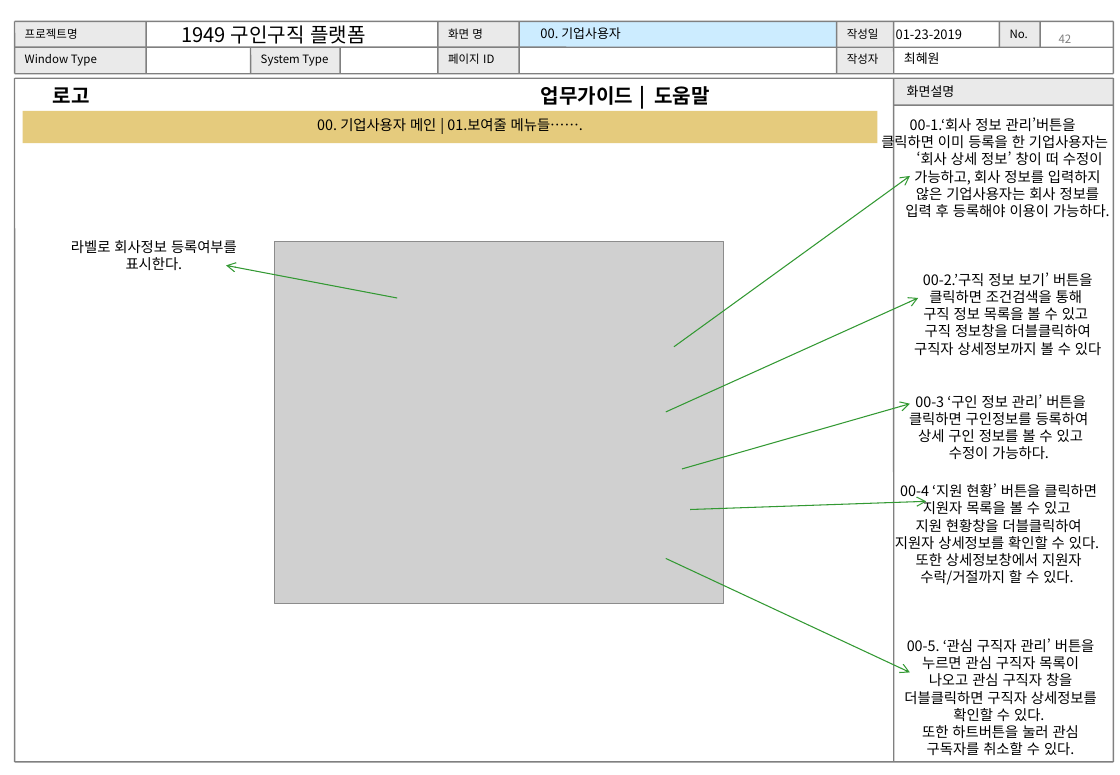
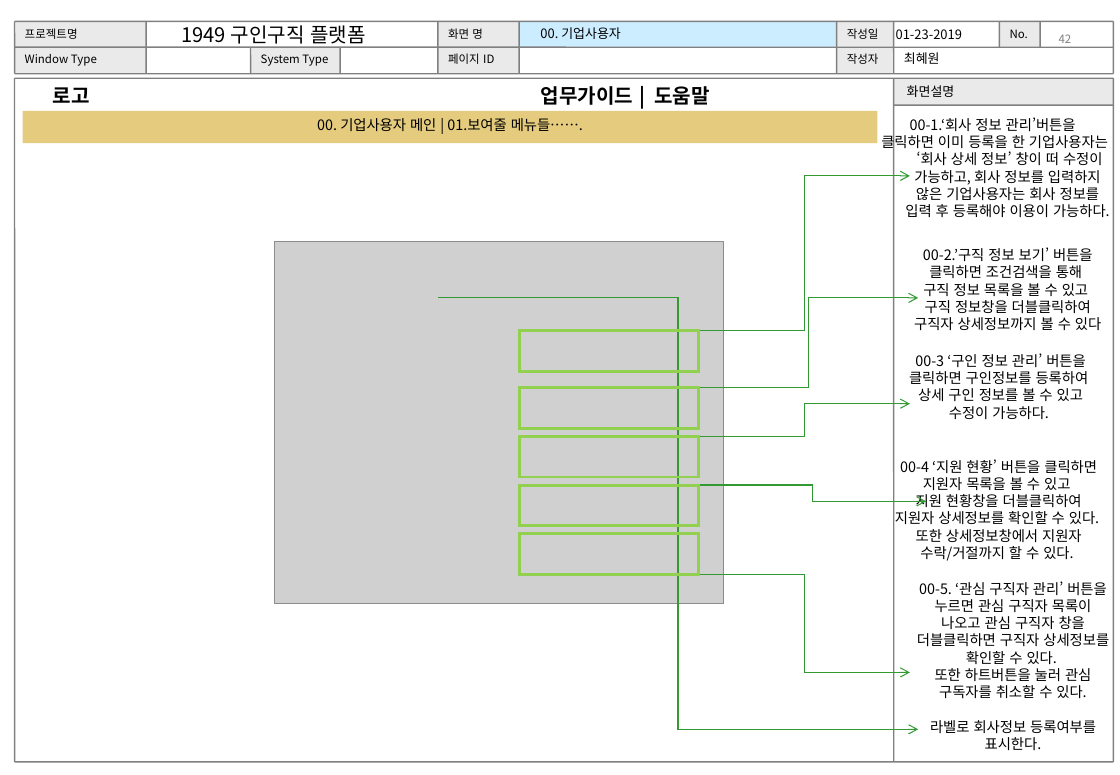
Before and after one commit to WABA82/1949, a slide deck: slide 42 of 02.설계/UI 설계서(초안)_.ppt. Drawn at 1120x775 pixels with LibreOffice and Linux fonts; fonts in the diff are those of the drawing; grey boxes stand for pictures. Boxes give left, top, right and bottom in pixels: in the first picture for what was removed or moved away, otherwise in the second. Text is boxed around its words. In the diff, an @@ line names an element or a change of style, - is before the commit and + after.

```diff
--- a/02.설계/UI 설계서(초안)_.ppt
+++ b/02.설계/UI 설계서(초안)_.ppt
@@ arrow moved from (674, 347) - (909, 176) to (697, 331) - (909, 176) @@
@@ arrow (697, 331) - (909, 176): arrow to elbow arrow @@
@@ arrow removed from (397, 298) to (226, 266) @@
@@ text "00-2.’구직 정보 보기’ 버튼을": place and size @@
-text "00-2.’구직 정보 보기’ 버튼을" at bbox=[914, 272, 1101, 355]
+text "00-2.’구직 정보 보기’ 버튼을" at bbox=[914, 247, 1101, 330]
@@ elbow arrow added from (438, 298) to (917, 729), #339933 0.74 pt @@
@@ arrow moved from (665, 412) - (917, 298) to (698, 387) - (917, 298) @@
@@ arrow (698, 387) - (917, 298): arrow to elbow arrow @@
@@ rectangle added at bbox=[519, 331, 697, 371], outline #92D050 2.01 pt @@
@@ text "00-3 ‘구인 정보 관리’ 버튼을 ...": place and size @@
-text "00-3 ‘구인 정보 관리’ 버튼을 ..." at bbox=[909, 394, 1089, 459]
+text "00-3 ‘구인 정보 관리’ 버튼을 ..." at bbox=[909, 353, 1089, 419]
@@ rectangle added at bbox=[519, 387, 697, 428], outline #92D050 2.01 pt @@
@@ arrow moved from (682, 469) - (909, 404) to (697, 436) - (909, 404) @@
@@ arrow (697, 436) - (909, 404): arrow to elbow arrow @@
@@ rectangle added at bbox=[519, 436, 697, 476], outline #92D050 2.01 pt @@
@@ text "00-4 ‘지원 현황’ 버튼을 클릭하면 ...": place and size @@
-text "00-4 ‘지원 현황’ 버튼을 클릭하면 ..." at bbox=[895, 483, 1099, 585]
+text "00-4 ‘지원 현황’ 버튼을 클릭하면 ..." at bbox=[895, 459, 1099, 561]
@@ rectangle added at bbox=[519, 485, 697, 525], outline #92D050 2.01 pt @@
@@ arrow moved from (690, 509) - (926, 501) to (697, 485) - (926, 501) @@
@@ arrow (697, 485) - (926, 501): arrow to elbow arrow @@
@@ rectangle added at bbox=[519, 534, 697, 574], outline #92D050 2.01 pt @@
@@ arrow moved from (665, 558) - (909, 673) to (697, 574) - (909, 673) @@
@@ arrow (697, 574) - (909, 673): arrow to elbow arrow @@
@@ text "00-5. ‘관심 구직자 관리’ 버튼을 ...": place and size @@
-text "00-5. ‘관심 구직자 관리’ 버튼을 ..." at bbox=[904, 638, 1097, 756]
+text "00-5. ‘관심 구직자 관리’ 버튼을 ..." at bbox=[917, 581, 1109, 699]
@@ text "라벨로 회사정보 등록여부를 표시한다.": place and size @@
-text "라벨로 회사정보 등록여부를 표시한다." at bbox=[71, 240, 237, 270]
+text "라벨로 회사정보 등록여부를 표시한다." at bbox=[930, 720, 1096, 750]
```
Also in this commit, not shown: 6 other slides changed, 1 slide added, 1 other file.
